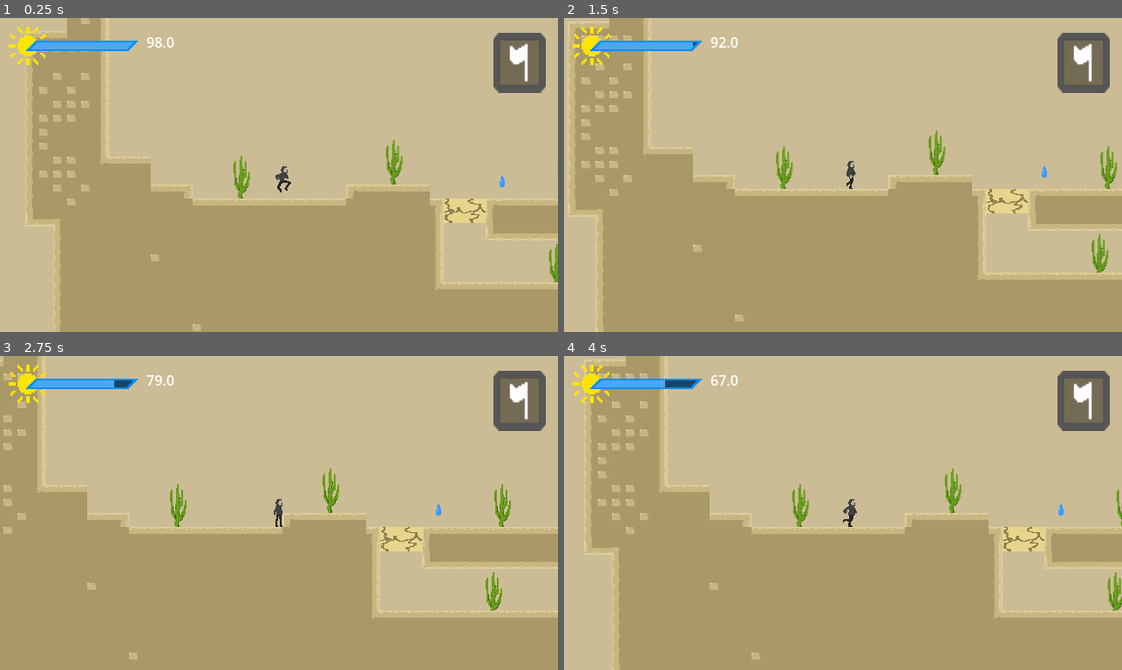
Above: before the commit, frames 1-4 (two rows, left to right).
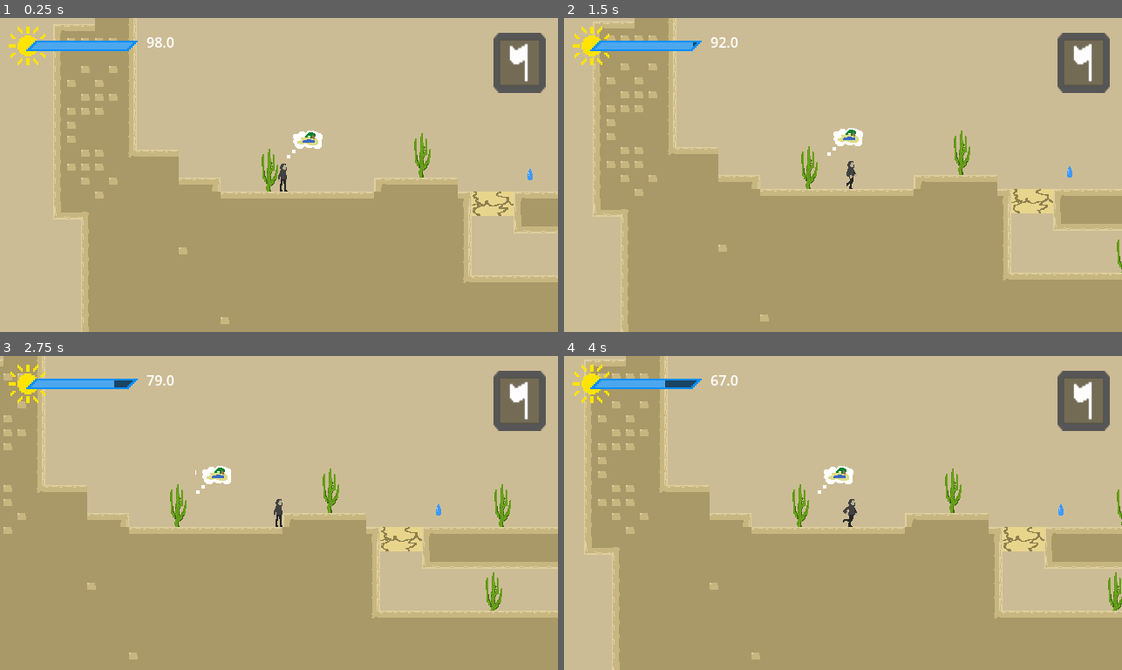
Above: after the commit, the same moments.

Repository: Aterlone/MasseyGameJam
Game: Godot game, scene res://main.tscn
Two runs of this game, one before a commit and one after it. Both use one fixed random seed, a clock stepped at 60 frames per second and the inputs below.
Inputs (mouse positions are in pixels of both pictures, inside the frame that each line leads up to):
- Up to frame 1 (0.25 s): no input
- Up to frame 2 (1.5 s): click (1082, 61) at 0.5 s; tap Enter (ui_accept) at 1.25 s; hold Right (ui_right) from 1.28 s (still down)
- Up to frame 3 (2.75 s): keep holding Right (ui_right); tap Enter (ui_accept) at 1.52, 2.27 s
- Up to frame 4 (4 s): tap Enter (ui_accept) at 2.75, 3.77 s; release Right (ui_right) at 2.78 s; hold Left (ui_left) 2.78-3.53 s; hold Right (ui_right) from 3.53 s (still down)

The runs differ from the first frame. In frame 1, 14% of the frame differs, in the area x 5-100%, y 0-100%; in frame 2, 11%; in frame 3, 0.3%; in frame 4, 0.6%.

Commit message:
added thought bubble code

Diff:
--- /dev/null
+++ b/Misc/thought_bubble.gd
@@ -0,0 +1,9 @@
+extends Sprite2D
+
+
+func _ready() -> void:
+	$AnimationPlayer.play("PopUp")
+
+
+func _on_animation_player_animation_finished(anim_name: StringName) -> void:
+	queue_free()
--- /dev/null
+++ b/Misc/thought_bubble.tscn
@@ -0,0 +1,53 @@
+[gd_scene load_steps=6 format=3 uid="uid://cpehuldwhduup"]
+
+[ext_resource type="Texture2D" uid="uid://8ut1fhfifkw5" path="res://Misc/think bubble.png" id="1_0u4ml"]
+[ext_resource type="Script" uid="uid://vde7vg2h3xr5" path="res://Misc/thought_bubble.gd" id="2_g3f6t"]
+
+[sub_resource type="Animation" id="Animation_l42hm"]
+resource_name = "PopUp"
+length = 5.0
+tracks/0/type = "value"
+tracks/0/imported = false
+tracks/0/enabled = true
+tracks/0/path = NodePath(".:modulate")
+tracks/0/interp = 1
+tracks/0/loop_wrap = true
+tracks/0/keys = {
+"times": PackedFloat32Array(0, 0.1, 4.86667, 5),
+"transitions": PackedFloat32Array(1, 1, 1, 1),
+"update": 0,
+"values": [Color(1, 1, 1, 0), Color(1, 1, 1, 1), Color(1, 1, 1, 1), Color(1, 1, 1, 0)]
+}
+
+[sub_resource type="Animation" id="Animation_4orbh"]
+length = 0.001
+tracks/0/type = "value"
+tracks/0/imported = false
+tracks/0/enabled = true
+tracks/0/path = NodePath(".:modulate")
+tracks/0/interp = 1
+tracks/0/loop_wrap = true
+tracks/0/keys = {
+"times": PackedFloat32Array(0),
+"transitions": PackedFloat32Array(1),
+"update": 0,
+"values": [Color(1, 1, 1, 1)]
+}
+
+[sub_resource type="AnimationLibrary" id="AnimationLibrary_p5tgc"]
+_data = {
+&"PopUp": SubResource("Animation_l42hm"),
+&"RESET": SubResource("Animation_4orbh")
+}
+
+[node name="ThoughtBubble" type="Sprite2D"]
+texture_filter = 1
+texture = ExtResource("1_0u4ml")
+script = ExtResource("2_g3f6t")
+
+[node name="AnimationPlayer" type="AnimationPlayer" parent="."]
+libraries = {
+&"": SubResource("AnimationLibrary_p5tgc")
+}
+
+[connection signal="animation_finished" from="AnimationPlayer" to="." method="_on_animation_player_animation_finished"]
--- a/main.gd
+++ b/main.gd
@@ -1,6 +1,13 @@
 extends Node2D
 
 var to_outside = true
+
+#
+func _ready() -> void:
+	var size = Vector2i(640 * 3, 360 * 3)
+	get_window().size = size
+	get_window().move_to_center()
+
 
 func switch_to_next_level(new_door_char):
 	## final cutscenef
--- a/main.tscn
+++ b/main.tscn
@@ -1,12 +1,15 @@
-[gd_scene load_steps=6 format=3 uid="uid://n6u7lr0nc7i6"]
+[gd_scene load_steps=7 format=3 uid="uid://n6u7lr0nc7i6"]
 
 [ext_resource type="PackedScene" uid="uid://bwnkl77idxjup" path="res://level_1.tscn" id="1_h2yge"]
 [ext_resource type="PackedScene" uid="uid://chs0nv8r8ro0j" path="res://player/player.tscn" id="1_ig7tw"]
 [ext_resource type="Script" uid="uid://c53cjewed3bfr" path="res://main.gd" id="1_lquwl"]
 [ext_resource type="PackedScene" uid="uid://fdatdf51khw2" path="res://player/main_camera.tscn" id="3_h2yge"]
 [ext_resource type="PackedScene" uid="uid://dy1tufsxdobps" path="res://UI/HUD.tscn" id="4_1bvp3"]
+[ext_resource type="PackedScene" uid="uid://cpehuldwhduup" path="res://Misc/thought_bubble.tscn" id="6_7mycd"]
 
 [node name="Main" type="Node2D"]
+texture_filter = 1
+texture_repeat = 2
 script = ExtResource("1_lquwl")
 
 [node name="AreaContainer" type="Node2D" parent="."]
@@ -14,9 +17,12 @@
 [node name="level1" parent="AreaContainer" instance=ExtResource("1_h2yge")]
 
 [node name="Player" parent="." instance=ExtResource("1_ig7tw")]
-position = Vector2(231, 274)
+position = Vector2(202, 265)
 
 [node name="MainCamera" parent="." instance=ExtResource("3_h2yge")]
 position = Vector2(-1, 174)
 
 [node name="HUD" parent="." instance=ExtResource("4_1bvp3")]
+
+[node name="ThoughtBubble" parent="." instance=ExtResource("6_7mycd")]
+position = Vector2(227, 227)
Not shown, added: Misc/think bubble.png.import
Not shown, added: Misc/thought_bubble.gd.uid
